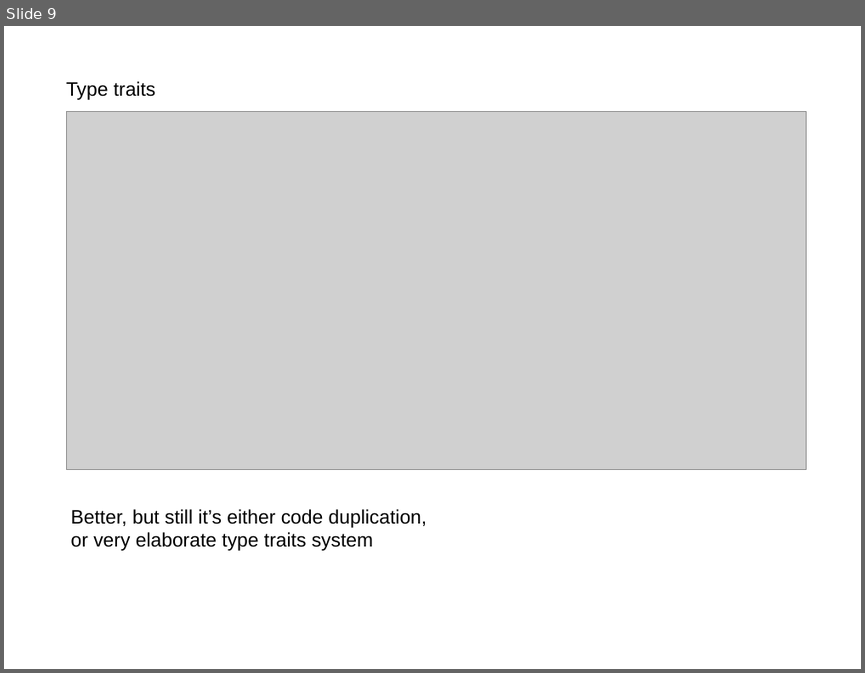
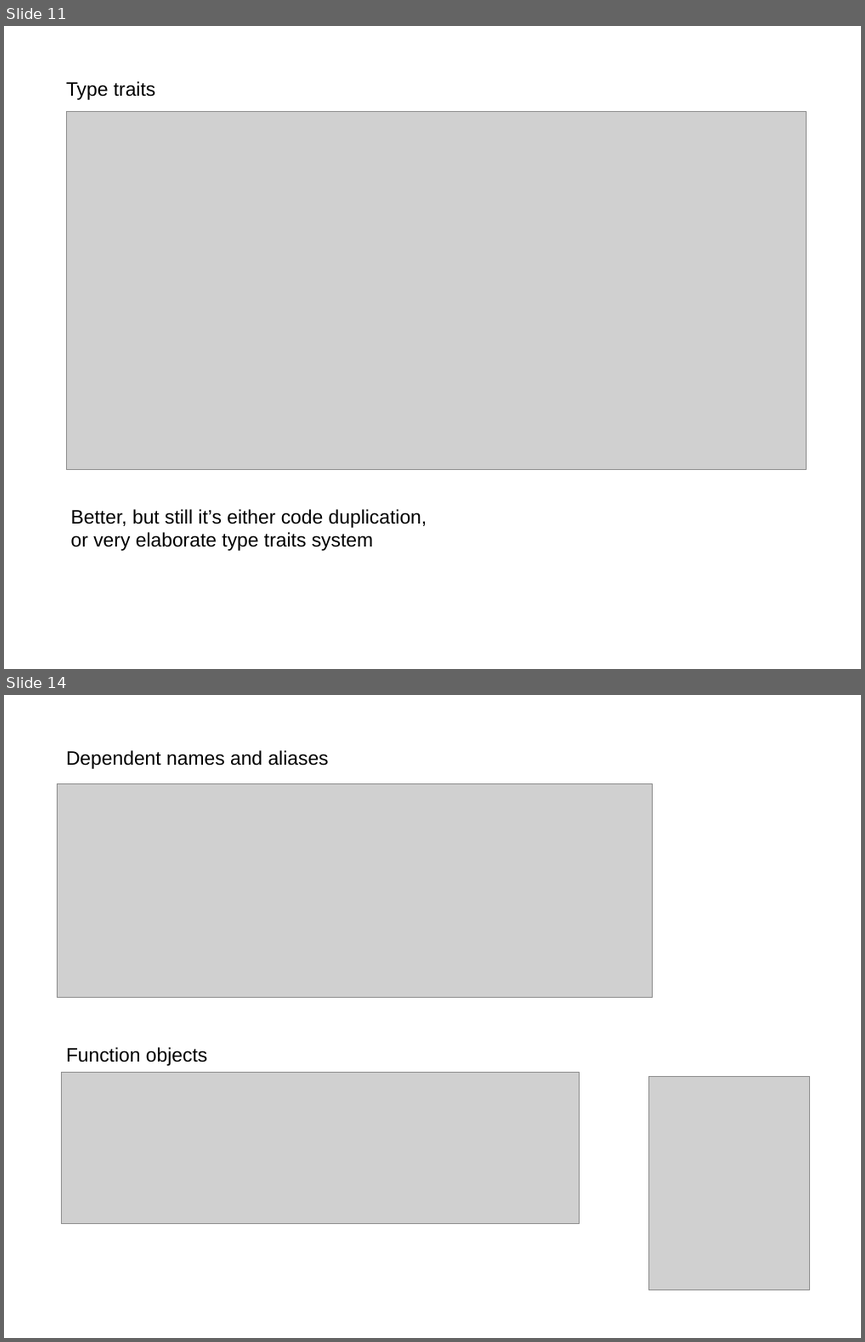
Before and after one commit to akalenuk/templates-experiments, a slide deck: templates.odp. Shown one above the other, each under a label of ours: slide 9 before the commit, slides 11 and 14 after it; the slides between them are not shown. The pictures are 865x673 and 865x1342 pixels, drawn with LibreOffice and Linux fonts; fonts in the diff are those of the drawing; grey boxes stand for pictures. Boxes give left, top, right and bottom in pixels: in the first picture for what was removed or moved away, otherwise in the second. Text is boxed around its words. In the diff, an @@ line names an element or a change of style, - is before the commit and + after.

```diff
--- a/templates.odp
+++ b/templates.odp
@@ slide 14 added at (4, 695, 861, 1338), background #FFFFFF @@
@@ text added at (66, 750, 329, 769), 18 pt, text #000000 @@
+Dependent names and aliases
@@ picture added at (58, 783, 653, 998) @@
@@ text added at (66, 1047, 207, 1066), 18 pt, text #000000 @@
+Function objects
@@ picture added at (61, 1072, 579, 1224) @@
@@ picture added at (649, 1076, 811, 1290) @@
@@ what was slide 9 is now slide 11 @@
```
Also in this commit, not shown: 2 slides changed, 3 other slides added, 2 slides removed, 3 other files.
